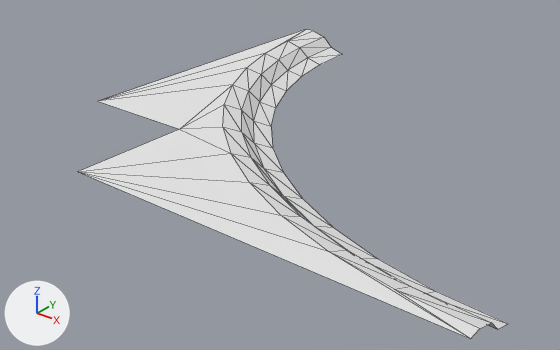
What one commit did to the OBJ model Assets/MapEditor/modular_terrain_collection/Hilly_Terrain_Path_Corner_Outer_4x4.obj.
Before and after are seen from a 50 mm camera at (3.68, -4.45, 2.56) aimed at (0.12, 0.0, -0.21). The lights are fixed; the arrows at lower left show +X, +Y and +Z. Mesh edges are drawn as thin lines. Where no turn or scale is listed for an object, it has been applied to the vertices.
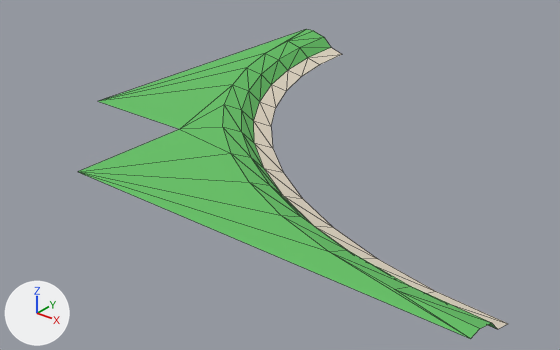
Diff of the bpy script that builds the scene:
```diff
--- a/Assets/MapEditor/modular_terrain_collection/Hilly_Terrain_Path_Corner_Outer_4x4.obj.py
+++ b/Assets/MapEditor/modular_terrain_collection/Hilly_Terrain_Path_Corner_Outer_4x4.obj.py
@@ mat_dirt @@
 mat_dirt = principled_material('Dirt')
-mat_dirt.base_color = (0.8, 0.8, 0.8)  # white #e7e7e7
+mat_dirt.base_color = (0.769, 0.686, 0.561)  # light grey #e3d8c5
 mat_dirt.roughness = 1.0
@@ mat_grass @@
 mat_grass = principled_material('Grass')
-mat_grass.base_color = (0.8, 0.8, 0.8)  # white #e7e7e7
+mat_grass.base_color = (0.133, 0.545, 0.133)  # green #66c366
 mat_grass.roughness = 1.0
```

Boxes [x1, y1, x2, y2] around the edits, measured in the pictures (560 x 350 px):
'object1', recoloured (white to green): [78, 29, 508, 339] in both
